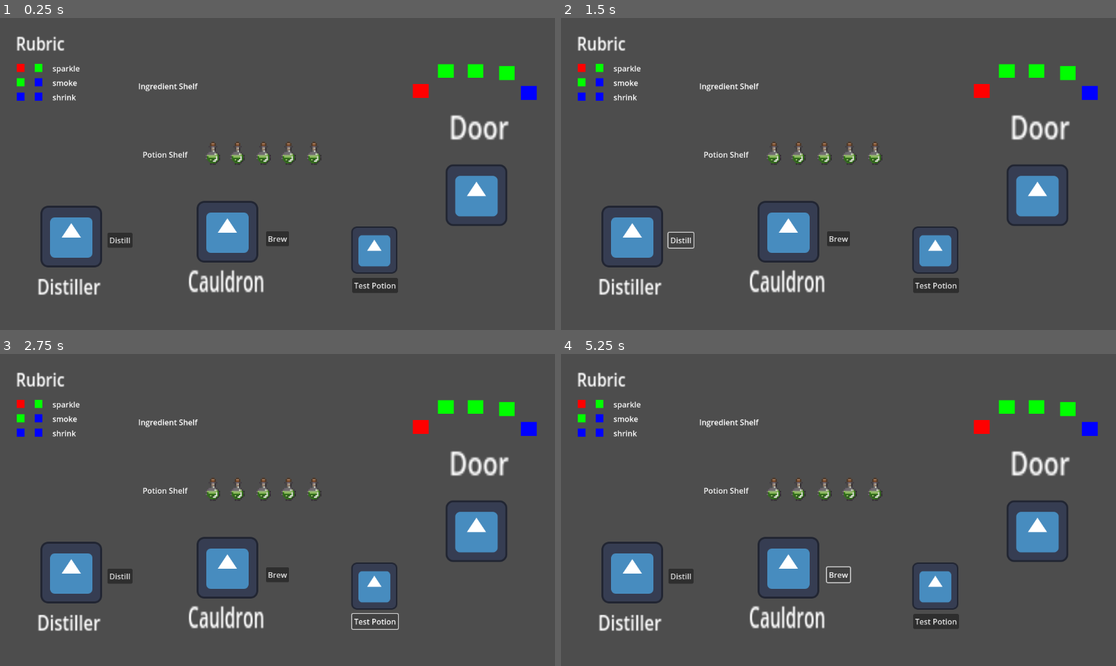
Above: before the commit, frames 1-4 (two rows, left to right).
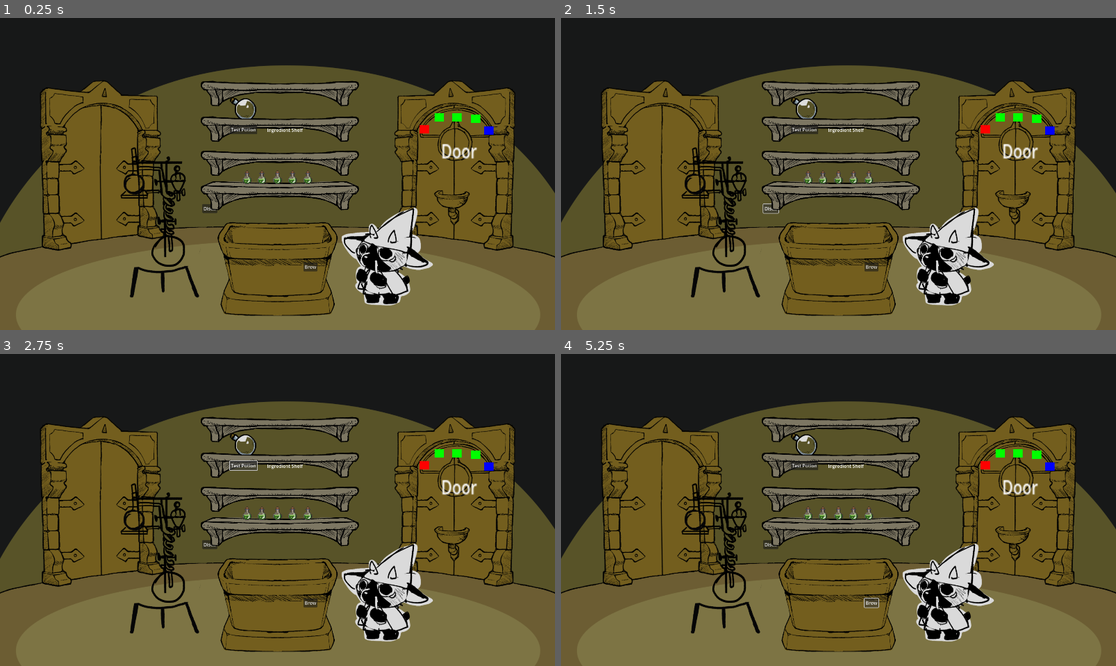
Above: after the commit, the same moments.

Repository: Sleeping-Robot-Games/Interstellar-Potion
Game: Godot game, scene res://scenes/game.tscn
Two runs of this game, one before a commit and one after it. Both use one fixed random seed, a clock stepped at 60 frames per second and the inputs below. The engine's default icon, where the game draws it, is replaced by a stand-in: a white triangle on a blue panel in a dark square.
Inputs:
- Up to frame 1 (0.25 s): no input
- Up to frame 2 (1.5 s): click "Brew" at 0.5 s; click "Distill" at 1.25 s
- Up to frame 3 (2.75 s): click "Test Potion" at 2 s
- Up to frame 4 (5.25 s): click "Brew" at 2.75 s; click "Distill" at 3.5 s; click "Test Potion" at 4.25 s; click "Brew" at 5 s

The runs differ from the first frame. In frame 1, 99% of the frame differs, in the area x 0-100%, y 0-100%; in frame 2, 99%; in frame 3, 99%; in frame 4, 99%.

Commit message:
Texture updated
added placeholders for most textures, resized viewport to 1080p

Diff:
--- a/project.godot
+++ b/project.godot
@@ -19,6 +19,11 @@
 
 g="*res://scripts/global.gd"
 
+[display]
+
+window/size/viewport_width=1920
+window/size/viewport_height=1080
+
 [rendering]
 
 renderer/rendering_method="gl_compatibility"
--- a/scenes/game.tscn
+++ b/scenes/game.tscn
@@ -1,17 +1,37 @@
-[gd_scene load_steps=8 format=3 uid="uid://c40o4d6evlptt"]
+[gd_scene load_steps=18 format=3 uid="uid://c40o4d6evlptt"]
 
 [ext_resource type="Script" path="res://scripts/game.gd" id="1_5uhqb"]
-[ext_resource type="Texture2D" uid="uid://cau643n4iiahd" path="res://icon.svg" id="2_s6gcc"]
+[ext_resource type="Texture2D" uid="uid://bi3u7iha8imf7" path="res://assets/BG.png" id="2_3bwar"]
+[ext_resource type="Texture2D" uid="uid://btmbk4rhgn5mm" path="res://assets/Door_Entrance.png" id="3_6lcuj"]
 [ext_resource type="PackedScene" uid="uid://b078erutahxlu" path="res://scenes/potion.tscn" id="4_lu131"]
+[ext_resource type="Texture2D" uid="uid://dgbffdtp371jp" path="res://assets/Rules_BG.png" id="4_x211b"]
+[ext_resource type="Texture2D" uid="uid://x1byl7v74bce" path="res://assets/Door_Exit.png" id="5_vyg04"]
+[ext_resource type="Texture2D" uid="uid://v6ih0qv16i7k" path="res://assets/Player.png" id="6_ur01h"]
+[ext_resource type="Texture2D" uid="uid://di2v17ptpwqy0" path="res://assets/Cauldron.png" id="7_d6pkp"]
+[ext_resource type="Texture2D" uid="uid://ccra6yup1hjp4" path="res://assets/FilterMachine.png" id="8_fibk1"]
+[ext_resource type="Texture2D" uid="uid://braqca824437o" path="res://assets/Shelf1.png" id="9_8s0cu"]
+[ext_resource type="Texture2D" uid="uid://b1b35v1bp45gj" path="res://assets/Shelf2.png" id="10_qok7e"]
+[ext_resource type="Texture2D" uid="uid://cm1br1fg0qk46" path="res://assets/Potion.png" id="11_irsb1"]
 
 [sub_resource type="RectangleShape2D" id="RectangleShape2D_iehke"]
-size = Vector2(129, 124)
+size = Vector2(400.5, 561.5)
+
+[sub_resource type="SpriteFrames" id="SpriteFrames_jh0vb"]
+animations = [{
+"frames": [{
+"duration": 1.0,
+"texture": ExtResource("6_ur01h")
+}],
+"loop": true,
+"name": &"default",
+"speed": 5.0
+}]
 
 [sub_resource type="RectangleShape2D" id="RectangleShape2D_bmckp"]
-size = Vector2(131, 127)
+size = Vector2(384, 308)
 
 [sub_resource type="RectangleShape2D" id="RectangleShape2D_j6oc5"]
-size = Vector2(125, 124.5)
+size = Vector2(277, 547)
 
 [sub_resource type="RectangleShape2D" id="RectangleShape2D_h4d7w"]
 size = Vector2(96.25, 98.5)
@@ -19,7 +39,18 @@
 [node name="Game" type="Node2D"]
 script = ExtResource("1_5uhqb")
 
+[node name="Background" type="Sprite2D" parent="."]
+texture = ExtResource("2_3bwar")
+offset = Vector2(960, 540)
+
+[node name="EnterDoor" type="Node2D" parent="."]
+position = Vector2(353, 511)
+
+[node name="Sprite2D" type="Sprite2D" parent="EnterDoor"]
+texture = ExtResource("3_6lcuj")
+
 [node name="Rubric" type="Control" parent="."]
+visible = false
 layout_mode = 3
 anchors_preset = 0
 offset_right = 40.0
@@ -42,14 +73,25 @@
 scale = Vector2(2.03786, 2.36778)
 text = "Rubric"
 
+[node name="TextureRect" type="TextureRect" parent="Rubric"]
+layout_mode = 0
+offset_left = 22.0
+offset_top = 38.0
+offset_right = 323.0
+offset_bottom = 1062.0
+texture = ExtResource("4_x211b")
+
 [node name="Door" type="Node2D" parent="."]
-position = Vector2(976, 34)
+position = Vector2(1568, 511)
+
+[node name="Sprite2D" type="Sprite2D" parent="Door"]
+texture = ExtResource("5_vyg04")
 
 [node name="Label2" type="Label" parent="Door"]
-offset_left = -44.0
-offset_top = 144.0
-offset_right = -4.0
-offset_bottom = 167.0
+offset_left = -42.0
+offset_top = -99.0
+offset_right = -2.0
+offset_bottom = -76.0
 scale = Vector2(3.24804, 4.11691)
 text = "Door"
 metadata/_edit_use_anchors_ = true
@@ -111,22 +153,22 @@
 color = Color(0, 0, 1, 1)
 metadata/_edit_use_anchors_ = true
 
-[node name="Sprite2D" type="Sprite2D" parent="Door"]
-position = Vector2(13, 334)
-texture = ExtResource("2_s6gcc")
-
 [node name="Marker2D" type="Marker2D" parent="Door"]
 position = Vector2(13, 338)
 
 [node name="Area2D" type="Area2D" parent="Door"]
-position = Vector2(-34, 272)
 
 [node name="CollisionShape2D" type="CollisionShape2D" parent="Door/Area2D"]
-position = Vector2(50.5, 60)
 shape = SubResource("RectangleShape2D_iehke")
 
+[node name="Player" type="Node2D" parent="."]
+position = Vector2(1340, 826)
+
+[node name="AnimatedSprite2D" type="AnimatedSprite2D" parent="Player"]
+sprite_frames = SubResource("SpriteFrames_jh0vb")
+
 [node name="Cauldron" type="Node2D" parent="."]
-position = Vector2(463, 466)
+position = Vector2(961, 869)
 
 [node name="Label" type="Label" parent="Cauldron"]
 offset_left = -73.0
@@ -138,8 +180,7 @@
 metadata/_edit_use_anchors_ = true
 
 [node name="Sprite2D" type="Sprite2D" parent="Cauldron"]
-position = Vector2(9, -22)
-texture = ExtResource("2_s6gcc")
+texture = ExtResource("7_d6pkp")
 
 [node name="Button" type="Button" parent="Cauldron"]
 offset_left = 89.0
@@ -155,7 +196,6 @@
 [node name="Area2D" type="Area2D" parent="Cauldron"]
 
 [node name="CollisionShape2D" type="CollisionShape2D" parent="Cauldron/Area2D"]
-position = Vector2(8.5, -22.5)
 shape = SubResource("RectangleShape2D_bmckp")
 
 [node name="StateHolder" type="Node2D" parent="Cauldron"]
@@ -176,28 +216,17 @@
 position = Vector2(84, 135)
 
 [node name="Distiller" type="Node2D" parent="."]
-position = Vector2(79, 510)
-
-[node name="Label" type="Label" parent="Distiller"]
-offset_left = -2.0
-offset_top = 16.0
-offset_right = 58.0
-offset_bottom = 39.0
-scale = Vector2(2.19549, 2.69023)
-text = "Distiller"
-metadata/_edit_use_anchors_ = true
+position = Vector2(556, 708)
 
 [node name="Sprite2D" type="Sprite2D" parent="Distiller"]
-position = Vector2(69, -56)
-texture = ExtResource("2_s6gcc")
+texture = ExtResource("8_fibk1")
 
 [node name="Marker2D" type="Marker2D" parent="Distiller"]
-position = Vector2(70, -52)
+position = Vector2(12, 87)
 
 [node name="Area2D" type="Area2D" parent="Distiller"]
 
 [node name="CollisionShape2D" type="CollisionShape2D" parent="Distiller/Area2D"]
-position = Vector2(68.5, -55.25)
 shape = SubResource("RectangleShape2D_j6oc5")
 
 [node name="Button" type="Button" parent="Distiller"]
@@ -208,32 +237,41 @@
 text = "Distill"
 
 [node name="PotionShelf" type="Node2D" parent="."]
-position = Vector2(303, 273)
-
-[node name="Label" type="Label" parent="PotionShelf"]
-offset_left = -7.0
-offset_top = -1.0
-offset_right = 86.0
-offset_bottom = 22.0
-text = "Potion Shelf"
+position = Vector2(968, 273)
+
+[node name="Sprite2D" type="Sprite2D" parent="PotionShelf"]
+position = Vector2(0, 342)
+texture = ExtResource("9_8s0cu")
+
+[node name="Sprite2D2" type="Sprite2D" parent="PotionShelf"]
+position = Vector2(0, 230)
+texture = ExtResource("10_qok7e")
+
+[node name="Sprite2D3" type="Sprite2D" parent="PotionShelf"]
+position = Vector2(0, 112)
+texture = ExtResource("10_qok7e")
+
+[node name="Sprite2D4" type="Sprite2D" parent="PotionShelf"]
+position = Vector2(0, -11)
+texture = ExtResource("10_qok7e")
 
 [node name="Pos1" type="Marker2D" parent="PotionShelf"]
-position = Vector2(137, 0)
+position = Vector2(-110, 281)
 
 [node name="Pos2" type="Marker2D" parent="PotionShelf"]
-position = Vector2(188, 0)
+position = Vector2(-59, 281)
 
 [node name="Pos3" type="Marker2D" parent="PotionShelf"]
-position = Vector2(241, 0)
+position = Vector2(-6, 281)
 
 [node name="Pos4" type="Marker2D" parent="PotionShelf"]
-position = Vector2(295, 0)
+position = Vector2(48, 281)
 
 [node name="Pos5" type="Marker2D" parent="PotionShelf"]
-position = Vector2(348, 0)
+position = Vector2(101, 281)
 
 [node name="IngredientShelf" type="Node2D" parent="."]
-position = Vector2(299, 132)
+position = Vector2(936, 378)
 
 [node name="Label" type="Label" parent="IngredientShelf"]
 offset_left = -12.0
@@ -243,25 +281,25 @@
 text = "Ingredient Shelf"
 
 [node name="Pos1" type="Marker2D" parent="IngredientShelf"]
-position = Vector2(146, 0)
+position = Vector2(-100, 64)
 
 [node name="Pos2" type="Marker2D" parent="IngredientShelf"]
-position = Vector2(193, 0)
+position = Vector2(-53, 64)
 
 [node name="Pos3" type="Marker2D" parent="IngredientShelf"]
-position = Vector2(242, 0)
+position = Vector2(-4, 64)
 
 [node name="Pos4" type="Marker2D" parent="IngredientShelf"]
-position = Vector2(290, 0)
+position = Vector2(44, 64)
 
 [node name="Pos5" type="Marker2D" parent="IngredientShelf"]
-position = Vector2(342, 0)
+position = Vector2(96, 64)
 
 [node name="Pos6" type="Marker2D" parent="IngredientShelf"]
-position = Vector2(393, 0)
+position = Vector2(147, 64)
 
 [node name="TestPotion" type="Node2D" parent="."]
-position = Vector2(731, 540)
+position = Vector2(795, 371)
 
 [node name="Label" type="Label" parent="TestPotion"]
 offset_left = 25.0
@@ -271,8 +309,7 @@
 
 [node name="Sprite2D" type="Sprite2D" parent="TestPotion"]
 position = Vector2(46, -58)
-scale = Vector2(0.75, 0.765625)
-texture = ExtResource("2_s6gcc")
+texture = ExtResource("11_irsb1")
 
 [node name="Marker2D" type="Marker2D" parent="TestPotion"]
 position = Vector2(45, -54)
@@ -291,24 +328,24 @@
 [node name="Dragables" type="Node2D" parent="."]
 
 [node name="Potion" parent="Dragables" instance=ExtResource("4_lu131")]
-position = Vector2(440, 273)
+position = Vector2(853, 544)
 
 [node name="Potion2" parent="Dragables" instance=ExtResource("4_lu131")]
-position = Vector2(491, 273)
+position = Vector2(904, 544)
 shelf_index = 2
 
 [node name="Potion3" parent="Dragables" instance=ExtResource("4_lu131")]
-position = Vector2(545, 273)
+position = Vector2(958, 544)
 effect = "sparkle"
 shelf_index = 3
 
 [node name="Potion4" parent="Dragables" instance=ExtResource("4_lu131")]
-position = Vector2(597, 273)
+position = Vector2(1010, 544)
 effect = "shrink"
 shelf_index = 4
 
 [node name="Potion5" parent="Dragables" instance=ExtResource("4_lu131")]
-position = Vector2(650, 273)
+position = Vector2(1063, 544)
 effect = "shrink"
 shelf_index = 5
 
Binary file added: assets/BG.png
Not shown, added: assets/BG.png.import
Binary file added: assets/Cauldron.png
Not shown, added: assets/Cauldron.png.import
Binary file added: assets/Door_Entrance.png
Not shown, added: assets/Door_Entrance.png.import
Binary file added: assets/Door_Exit.png
Not shown, added: assets/Door_Exit.png.import
Binary file added: assets/FilterMachine.png
Not shown, added: assets/FilterMachine.png.import
Binary file added: assets/Ingredient_Crystal.png
Not shown, added: assets/Ingredient_Crystal.png.import
(and 14 more such lines)
